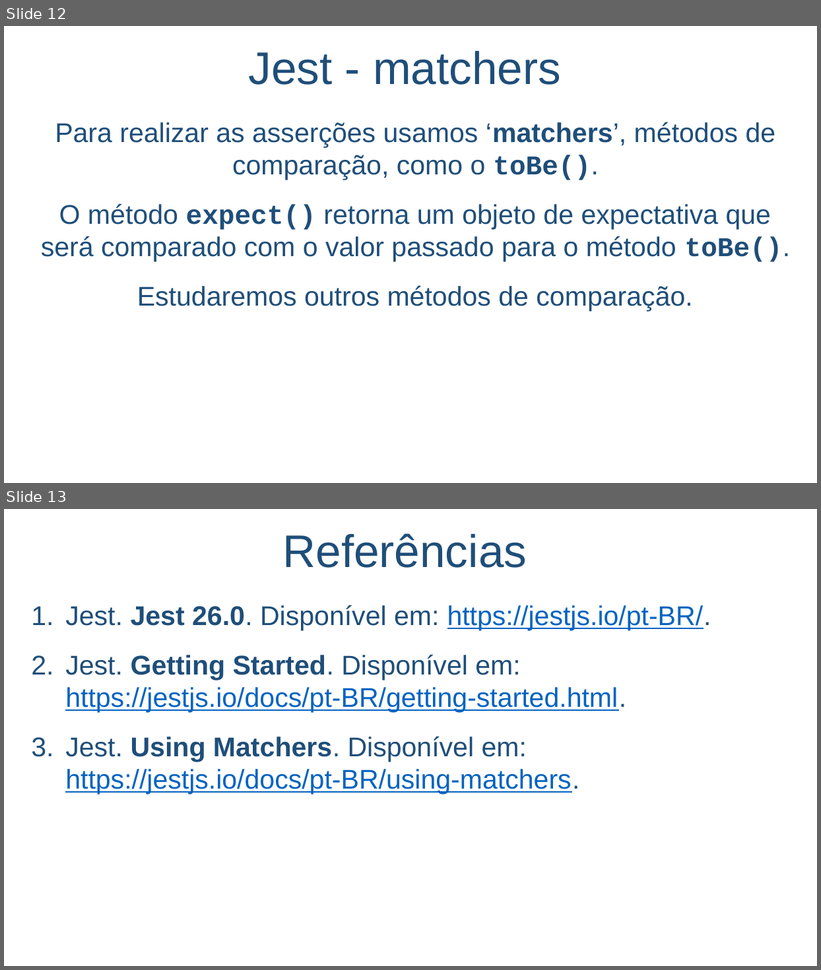
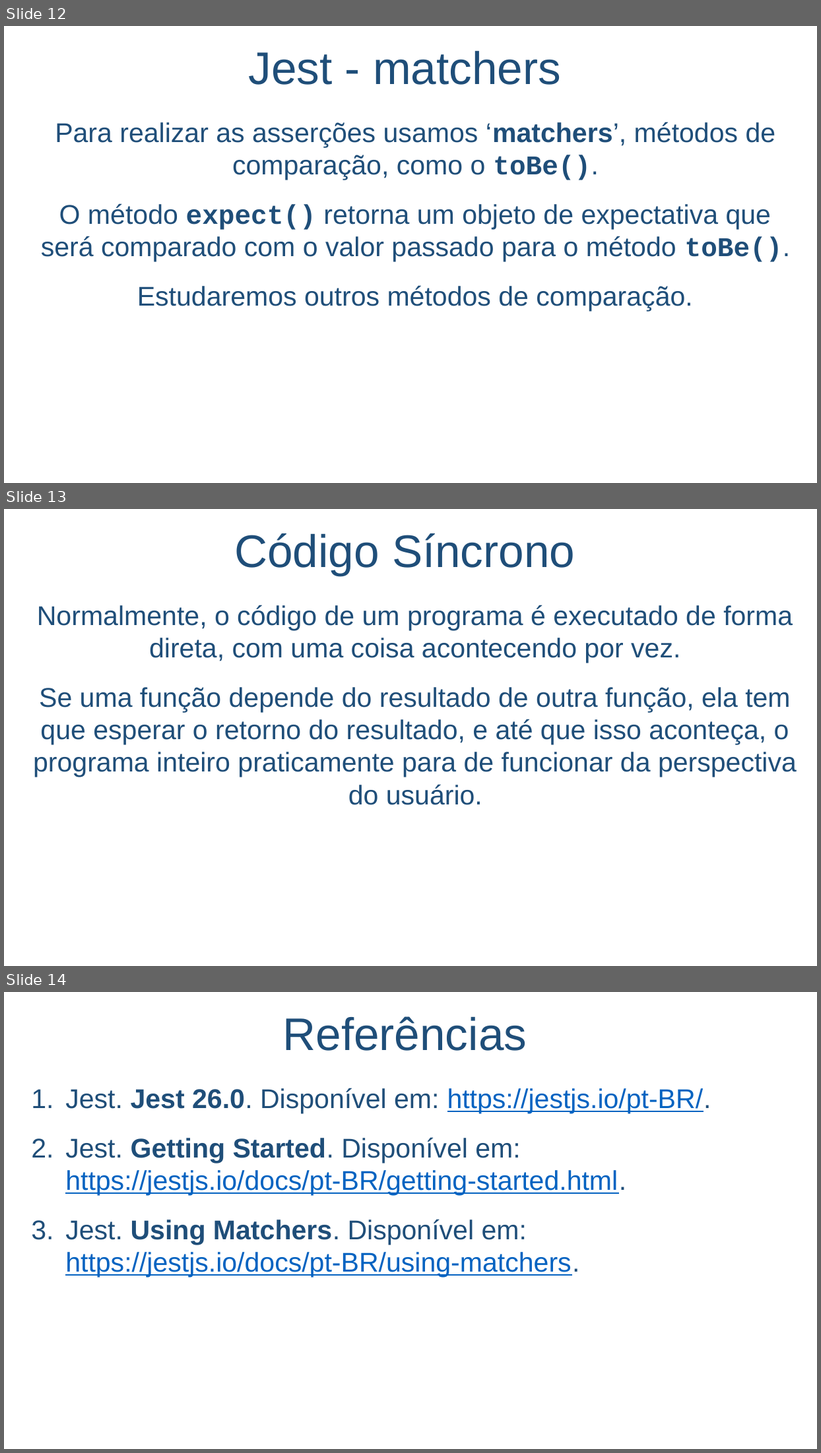
Before and after one commit to salmo-jr/public-slides, a slide deck: unit-tests_javascript.pptx. Shown one above the other, each under a label of ours: slides 12 and 13 before the commit, slides 12, 13 and 14 after it. The pictures are 821x970 and 821x1453 pixels, drawn with LibreOffice and Linux fonts; fonts in the diff are those of the drawing; background and template pictures are left out. Boxes give left, top, right and bottom in pixels: in the first picture for what was removed or moved away, otherwise in the second. Text is boxed around its words. In the diff, an @@ line names an element or a change of style, - is before the commit and + after.

Commit message:
atualização de slides

```diff
--- a/unit-tests_javascript.pptx
+++ b/unit-tests_javascript.pptx
@@ slide 13 added at (x1=4, y1=509, x2=817, y2=966), background picture (left out) @@
@@ title added at (x1=234, y1=533, x2=575, y2=576), 54 pt, text #1F4E79 @@
+Código Síncrono
@@ text added at (x1=33, y1=605, x2=797, y2=805), 32 pt, text #1F4E79 @@
+Normalmente, o código de um programa é executado de forma direta, com uma coisa acontecendo por vez.
+Se uma função depende do resultado de outra função, ela tem que esperar o retorno do resultado, e até que isso aconteça, o programa inteiro praticamente para de funcionar da perspectiva do usuário.
@@ what was slide 13 is now slide 14 @@
```
